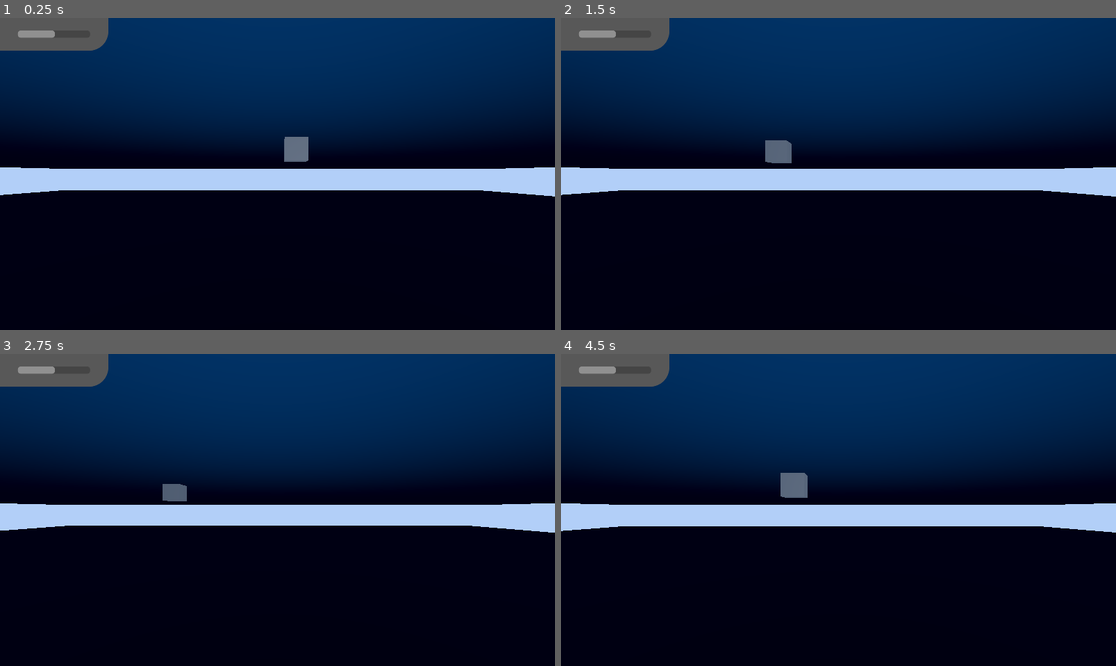
Above: before the commit, frames 1-4 (two rows, left to right).
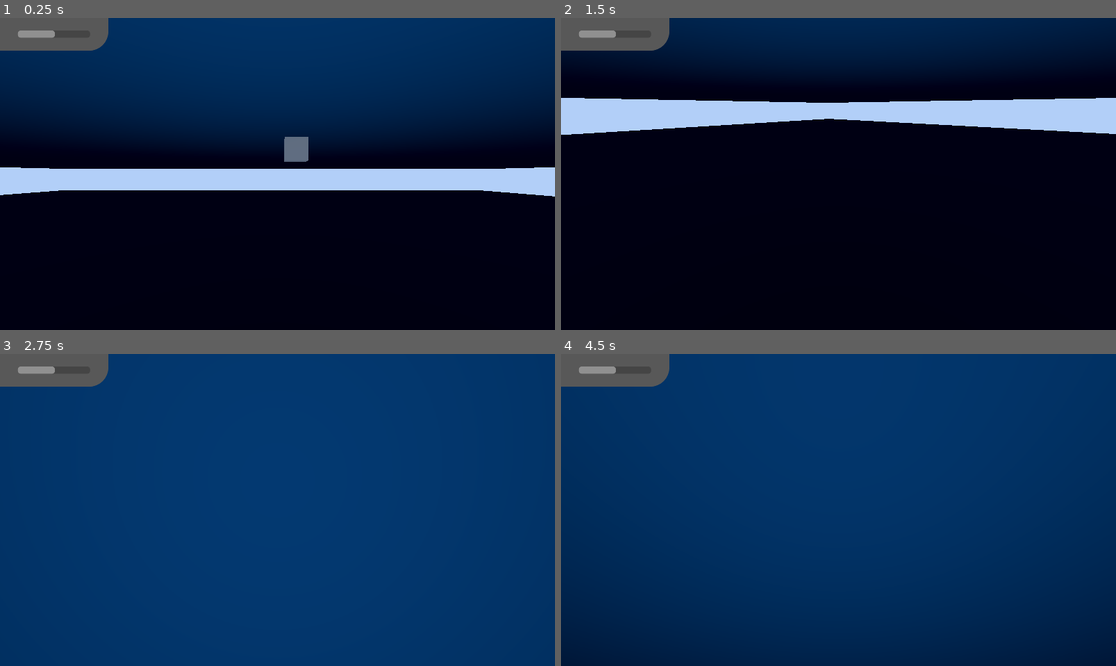
Above: after the commit, the same moments.

Repository: Pear-Juice/MihuJam
Game: Godot game, scene res://Scenes/Main.tscn
The game is run twice, just before and just after one commit, with the same random seed, the same clock (stepped at 60 frames per second) and the same inputs.
Inputs (mouse positions are in pixels of both pictures, inside the frame that each line leads up to):
- Up to frame 1 (0.25 s): no input
- Up to frame 2 (1.5 s): tap Enter at 0.5 s; move the mouse to (960, 158) at 0.52 s; hold D (Right) 0.53-1.28 s; move the mouse to (727, 189) at 1.27 s; hold S (Back) from 1.28 s (still down)
- Up to frame 3 (2.75 s): move the mouse to (333, 441) at 2.02 s; release S (Back) at 2.03 s; hold D (Right) from 2.03 s (still down)
- Up to frame 4 (4.5 s): move the mouse to (810, 572) at 2.77 s; release D (Right) at 2.78 s; hold W (Forward) 2.78-3.53 s; move the mouse to (1005, 556) at 3.52 s; hold A (Left) from 3.53 s (still down); move the mouse to (672, 463) at 4.27 s

The runs differ from the first frame. In frame 2, 40% of the frame differs, in the area x 0-100%, y 1-58%; in frame 3, 80%, in the area x 0-100%, y 15-100%; in frame 4, 76%.

Commit message:
Fixed swimming in main scene

Diff:
--- a/Objects/Player.tscn
+++ b/Objects/Player.tscn
@@ -19,5 +19,11 @@
 [node name="Camera3D" type="Camera3D" parent="."]
 transform = Transform3D(1, 1.49012e-08, 2.22045e-16, -1.49012e-08, 1, 1.49012e-08, 0, -1.49012e-08, 1, 0, 0, 0)
 
+[node name="SpotLight3D" type="SpotLight3D" parent="Camera3D"]
+transform = Transform3D(1, -1.49012e-08, 0, 1.49012e-08, 1, -1.49012e-08, 2.22046e-16, 1.49012e-08, 1, 1.37846, 0, -0.0970838)
+light_indirect_energy = 0.0
+light_volumetric_fog_energy = 100.0
+spot_range = 127.611
+
 [node name="CollisionShape3D" type="CollisionShape3D" parent="."]
 shape = SubResource("CapsuleShape3D_u6feq")
--- a/Scenes/Axel Learns 3D.tscn
+++ b/Scenes/Axel Learns 3D.tscn
@@ -1,6 +1,6 @@
 [gd_scene load_steps=5 format=3 uid="uid://pb37pwr5du6a"]
 
-[ext_resource type="PackedScene" uid="uid://bknqx0n745jbn" path="res://Player.tscn" id="1_bro7s"]
+[ext_resource type="PackedScene" uid="uid://bpvsyyc4g8scg" path="res://Objects/Player.tscn" id="1_w3ob7"]
 
 [sub_resource type="ProceduralSkyMaterial" id="ProceduralSkyMaterial_kn0gw"]
 sky_top_color = Color(0.0977128, 0.207027, 0.459562, 1)
@@ -22,8 +22,6 @@
 environment = SubResource("Environment_1q86s")
 
 [node name="DirectionalLight3D" type="DirectionalLight3D" parent="."]
-
-[node name="Player" parent="." instance=ExtResource("1_bro7s")]
 
 [node name="CSGBox3D" type="CSGBox3D" parent="."]
 transform = Transform3D(3.54857, 0, 0, 0, 1, 0, 0, 0, 3.54857, -17.4206, 2.87243, -2.84278)
@@ -49,3 +47,5 @@
 transform = Transform3D(3.54857, 0, 0, 0, 1, 0, 0, 0, 3.54857, -6.86463, 4.07105, -21.985)
 use_collision = true
 size = Vector3(1, 21.0967, 1)
+
+[node name="Player" parent="." instance=ExtResource("1_w3ob7")]
--- a/Scenes/Main.tscn
+++ b/Scenes/Main.tscn
@@ -102,6 +102,7 @@
 anchor_bottom = 1.0
 grow_horizontal = 2
 grow_vertical = 2
+mouse_filter = 2
 
 [node name="Panel" type="Panel" parent="Control"]
 layout_mode = 0
@@ -138,9 +139,3 @@
 visibility_aabb = AABB(-31.2538, -1.00001, -24.0354, 63.9678, 54.6824, 63.2687)
 process_material = SubResource("ParticleProcessMaterial_2ty6m")
 draw_pass_1 = SubResource("PlaneMesh_3cvgp")
-
-[node name="SpotLight3D" type="SpotLight3D" parent="Player"]
-transform = Transform3D(1, 0, 0, 0, 1, 0, 0, 0, 1, 1.6913, 0, -2.04577)
-light_indirect_energy = 0.0
-light_volumetric_fog_energy = 100.0
-spot_range = 127.611
--- a/Scripts/Player.gd
+++ b/Scripts/Player.gd
@@ -10,13 +10,13 @@
 # Get the gravity from the project settings to be synced with RigidBody nodes.
 #var gravity = ProjectSettings.get_setting("physics/3d/default_gravity")
 func _ready():
-	print("Hi")
-	#Input.mouse_mode = Input.MOUSE_MODE_CAPTURED
+	Input.mouse_mode = Input.MOUSE_MODE_CAPTURED
 
 func _unhandled_input(event):
 	if event is InputEventMouseMotion:
 		rotate_y(-event.relative.x * CameraSensitivity)
 		cam.rotate_x(-event.relative.y * CameraSensitivity)
+		print("Mouse moved")
 
 func _physics_process(delta):
 	#Handle movement
Not shown: 1 places in Scenes/Main.tscn that only renumber resources
